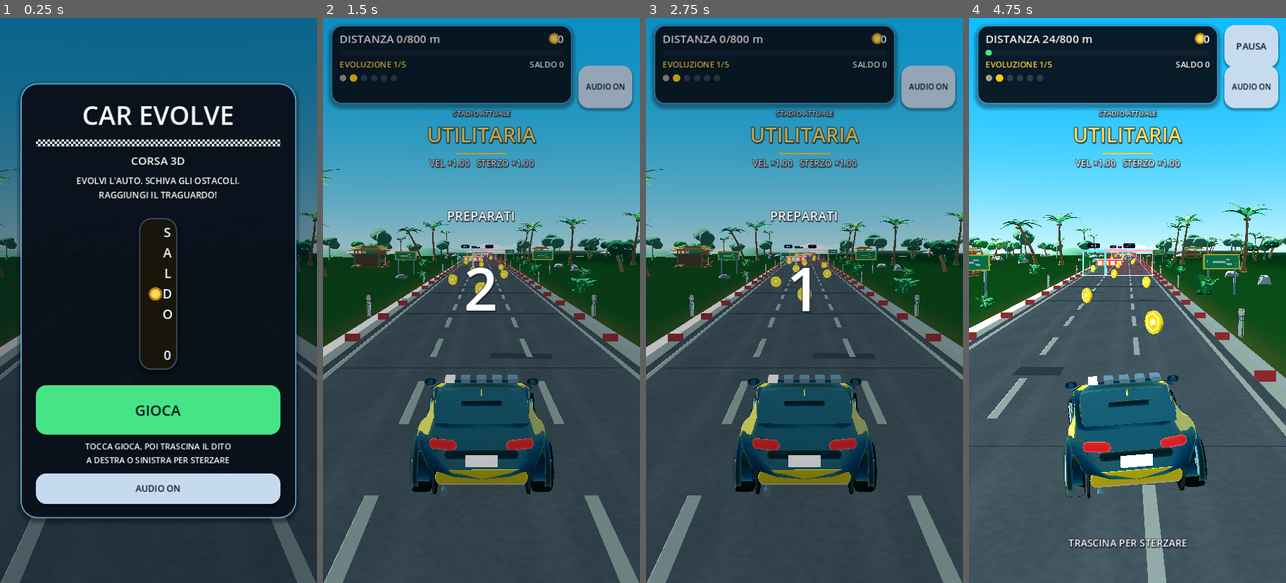
Above: before the commit, frames 1-4 (left to right).
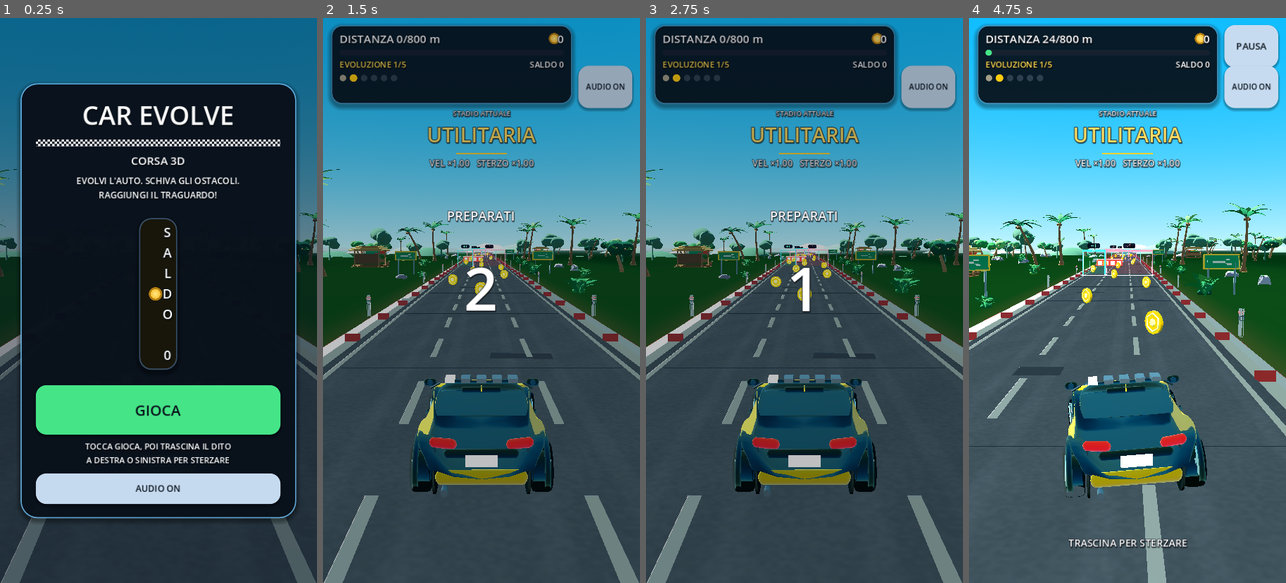
Above: after the commit, the same moments.

Repository: wraixxfn-create/GiocoMobile
Game: Godot game, scene res://scenes/Main.tscn
Same seed, same stepped clock (60 frames per second), same inputs: the game is played once before the commit and once after it.
Inputs (mouse positions are in pixels of both pictures, inside the frame that each line leads up to):
- Up to frame 1 (0.25 s): no input
- Up to frame 2 (1.5 s): click "GIOCA" at 0.5 s; click "AUDIO ON" at 1.25 s
- Up to frame 3 (2.75 s): tap Enter at 2 s; move the mouse to (874, 272) at 2.02 s; hold Right (ui_right) from 2.03 s (still down); tap 1 at 2.1 s; click (874, 272) at 2.17 s
- Up to frame 4 (4.75 s): release Right (ui_right) at 2.75 s; drag from (1064, 328) to (1111, 413) at 2.77 s; move the mouse to (1159, 176) at 3.52 s; hold Right (ui_right) 3.53-4.25 s; tap 3 at 3.6 s; drag from (1111, 413) to (1032, 215) at 4.27 s

The runs differ from the first frame. In frame 2, 0.8% of the frame differs, in the area x 31-69%, y 63-81%; in frame 3, 0.8%; in frame 4, 1.1%, in the area x 30-72%, y 63-81%.

Commit message:
art(auto): lunotto più corto, codone verniciato giallo
Co-authored-by: arena-agent <297053741+arena-agent@users.noreply.github.com>

Diff:
--- a/scripts/player/CarModelBuilder.gd
+++ b/scripts/player/CarModelBuilder.gd
@@ -116,15 +116,15 @@
 		"body_top": [
 			Vector2(0.00, 0.66), Vector2(0.05, 0.77), Vector2(0.14, 0.91),
 			Vector2(0.30, 1.00), Vector2(0.55, 1.00), Vector2(0.80, 0.99),
-			Vector2(0.95, 0.96), Vector2(1.00, 0.88),
+			Vector2(0.95, 0.97), Vector2(1.00, 0.94),
 		],
 		"body_w": [
 			Vector2(0.00, 0.74), Vector2(0.05, 0.90), Vector2(0.14, 1.00),
 			Vector2(0.32, 0.98), Vector2(0.55, 0.99), Vector2(0.80, 1.03),
 			Vector2(0.93, 0.98), Vector2(1.00, 0.82),
 		],
-		"glass_span": Vector2(0.30, 0.80),
-		"roof_range": Vector2(0.24, 0.80),
+		"glass_span": Vector2(0.32, 0.70),
+		"roof_range": Vector2(0.20, 0.70),
 		"glass_top": [
 			Vector2(0.00, 0.68), Vector2(0.16, 0.93), Vector2(0.30, 0.99),
 			Vector2(0.55, 1.00), Vector2(0.75, 0.98), Vector2(0.90, 0.85),
@@ -136,7 +136,7 @@
 		],
 		"glass_bottom_f": 0.92,
 		"pillars_b": Vector2(0.46, 0.53),
-		"pillars_c": Vector2(0.80, 0.95),
+		"pillars_c": Vector2(0.62, 0.70),
 		"roof_split": 0.62,
 		"a_pillars": true,
 		"clad_split": 0.20,
